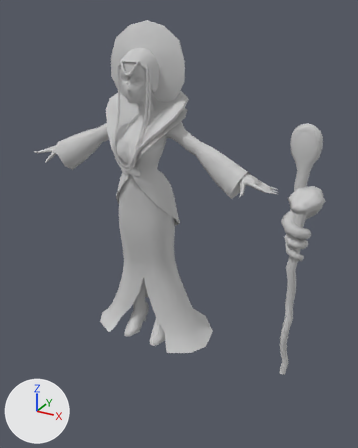
An edit to the FBX model Assets/DarkQueen/dark_queen.fbx, drawn before and after from the same camera.
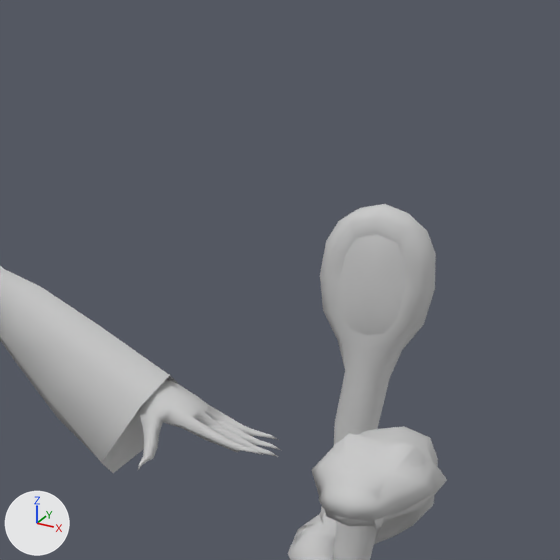
The first picture shows the older version from a 50 mm lens placed at (1.67, -2.61, 2.2), pointed at (0.19, 0.08, 0.86). The close-ups show both versions on the part from 56% to 100% of the width and 15% to 50% of the height of that picture; other places that the commit changed are outside them. The axes (+X, +Y, +Z) are drawn at lower left. The lights are the same throughout. Where no turn or scale is listed for an object, it has been applied to the vertices. Vertices at the same position are counted once.

The older version as bpy lines, for what is in view:
```python
me_mesh = bpy.data.meshes.new('Mesh')
me_mesh.from_pydata(...)  # 1516 vertices, 2874 faces; spans x -0.91..0.91, y -0.25..0.44, z 0.0..2.13
me_mesh.materials.append(mat_material__94)  # its picture is missing
me_mesh_001 = bpy.data.meshes.new('Mesh.001')
me_mesh_001.from_pydata(...)  # 190 vertices, 356 faces; spans x -0.09..0.09, y -0.04..0.04, z 0.0..1.64
me_mesh_001.materials.append(mat_material__94)  # its picture is missing
me_mesh_003 = bpy.data.meshes.new('Mesh.003')
me_mesh_003.from_pydata(...)  # 30 vertices, 32 faces; spans x -0.05..0.05, y -0.041..0.04, z 1.448..1.601
me_mesh_003.materials.append(mat_material__94)  # its picture is missing
ob_dark_queen = bpy.data.objects.new('Dark_Queen', me_mesh)
ob_dark_queen.location = (0.0, 0.0, 0.0)
ob_dark_queen_staff = bpy.data.objects.new('Dark_Queen_Staff', me_mesh_001)
ob_dark_queen_staff.location = (1.011, 0.0, 0.0)
ob_staff_gem = bpy.data.objects.new('Staff_Gem', me_mesh_003)
ob_staff_gem.location = (1.011, 0.0, 0.0)
# also in view: 'Dark_Queen_Snake' at (1.05, -0.13, 1.07)
```
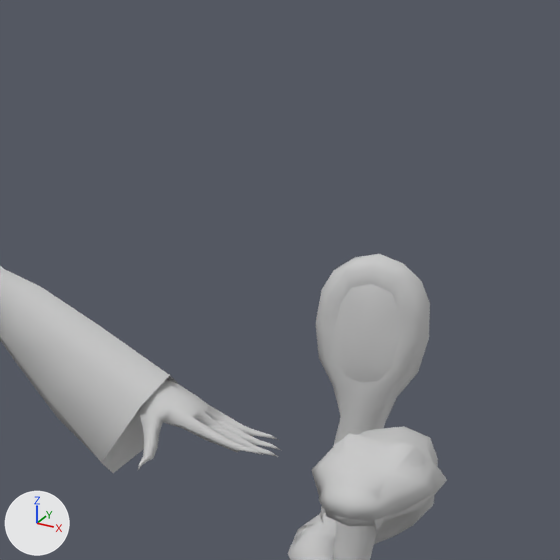
Boxes (x1, y1, x2, y2) around the edits, measured in the close-ups (560 x 560 px; the box of a moved part takes in the faces that stretch with it):
'Dark_Queen_Staff', reshaped: before (320, 204, 436, 560); after (316, 254, 430, 560)
'Staff_Gem', mesh moved: before (339, 234, 405, 335); after (335, 284, 400, 382)
part 2 of me_mesh_001, moved or reshaped: before (320, 204, 436, 381); after (316, 254, 430, 427)
part 3 of me_mesh_001, moved or reshaped: before (335, 372, 390, 432); after (333, 417, 385, 446)

The change, as a diff of the scene's bpy script:
```diff
--- a/Assets/DarkQueen/dark_queen.fbx.py
+++ b/Assets/DarkQueen/dark_queen.fbx.py
@@ me_mesh_001 @@
 me_mesh_001.from_pydata(...)  # 190 vertices, 356 faces; spans x -0.09..0.09, y -0.04..0.04, z 0.0..1.64
 # used by ob_dark_queen_staff; location = (1.011, 0.0, 0.0)
+# me_mesh_001 part 2: all 69 vertices in x -0.09..0.09, y -0.03..0.04, z 1.38..1.64 are moved by (0.0, 0.0, -0.07)
+# me_mesh_001 part 3: all 8 vertices in x -0.04..0.02, y -0.03..0.04, z 1.29 are moved by (0.0, 0.0, -0.05)
 me_mesh_001.materials.append(mat_material__94)
@@ me_mesh_003 @@
 me_mesh_003.from_pydata(...)  # 30 vertices, 32 faces; spans x -0.05..0.05, y -0.041..0.04, z 1.448..1.601
 # used by ob_staff_gem; location = (1.011, 0.0, 0.0)
+# me_mesh_003 part 1: the whole mesh is moved by (0.0, 0.0, -0.075)
 me_mesh_003.materials.append(mat_material__94)
```
